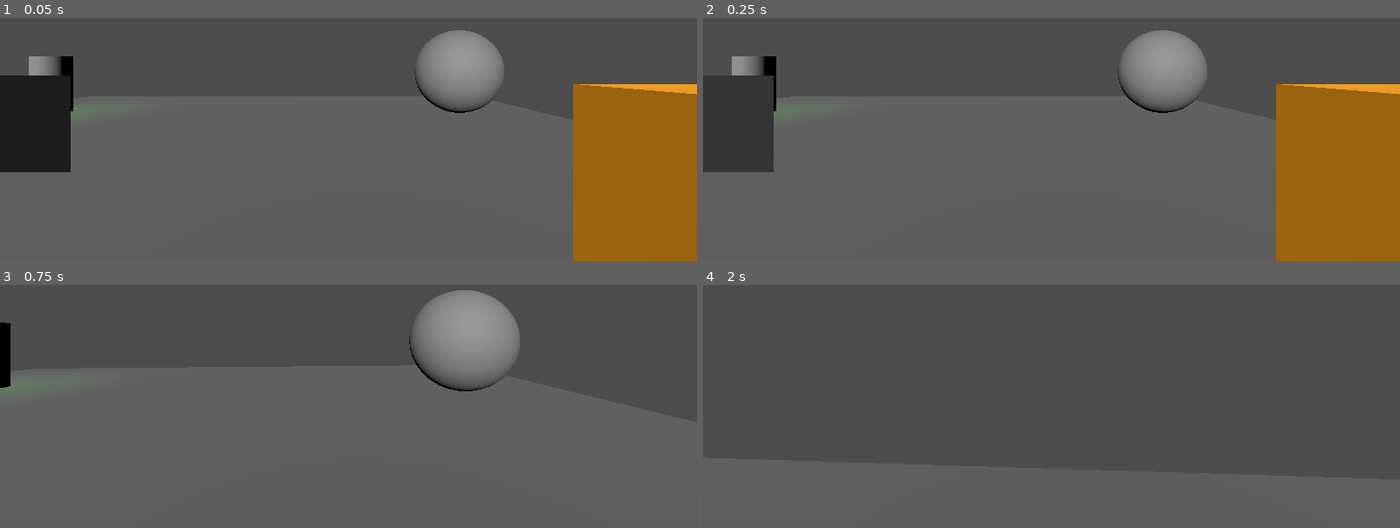
Above: before the commit, frames 1-4 (two rows, left to right).
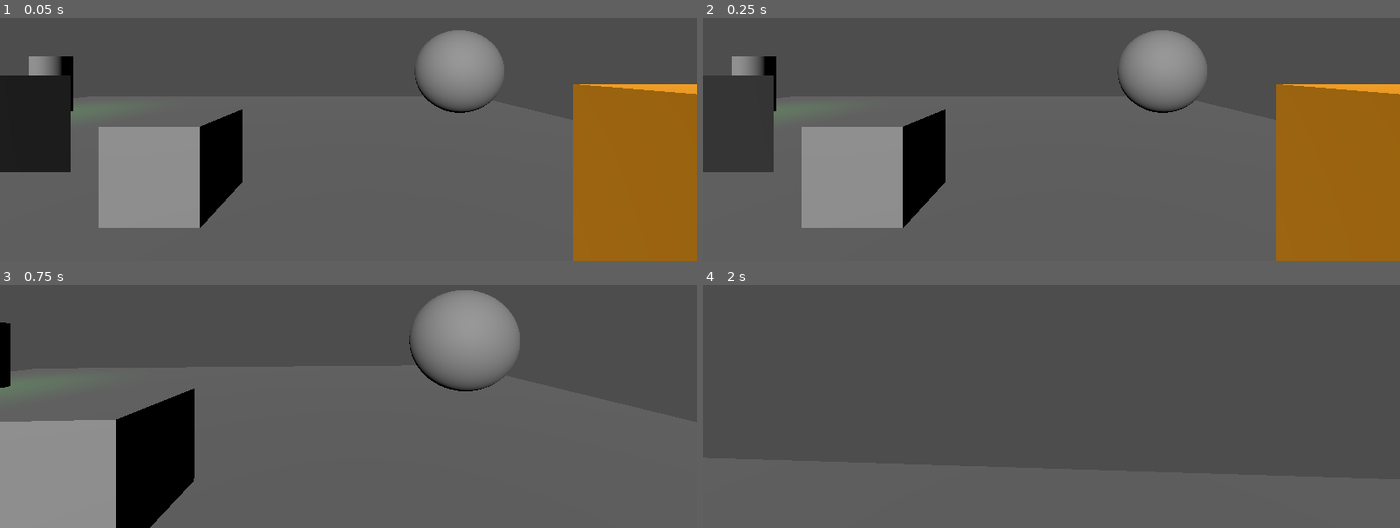
Above: after the commit, the same moments.

Repository: hadll/i-unno
Game: Godot game, scene res://scenes/playground_chloe.tscn
Same seed, same stepped clock (60 frames per second), same inputs: the game is played once before the commit and once after it. This scene is started directly instead of the project's main scene.
Inputs (mouse positions are in pixels of both pictures, inside the frame that each line leads up to):
- Up to frame 1 (0.05 s): no input
- Up to frame 2 (0.25 s): no input
- Up to frame 3 (0.75 s): tap Enter at 0.5, 0.6 s; move the mouse to (383, 331) at 0.52 s; hold W (move_forward) from 0.53 s (still down); click (383, 331) at 0.67 s
- Up to frame 4 (2 s): keep holding W (move_forward); tap Space (move_jump) at 0.77, 1.52 s; move the mouse to (1016, 333) at 1.27 s; tap 1 (freecam_on) at 1.35 s; tap Enter at 1.55 s

The runs differ from the first frame. In frame 1, 8.2% of the frame differs, in the area x 14-35%, y 37-87%; in frame 2, 8.2%; in frame 3, 12%, in the area x 0-28%, y 42-100%; in frame 4, nothing differs.
Error in both runs: Cannot call method 'shader_create_from_spirv' on a null value. (res://scripts/ditherer.gd:25)

Commit message:
printer functioning

Diff:
--- a/project.godot
+++ b/project.godot
@@ -21,6 +21,7 @@
 Terminal="*uid://ddklrxv22q5q0"
 InputHandler="*uid://brqgb7la2atw4"
 Map="*uid://bd4ysp1jsa3bf"
+PrinterManager="*uid://3a6jvsiki65d"
 
 [editor_plugins]
 
--- a/scenes/page.tscn
+++ b/scenes/page.tscn
@@ -1,25 +1,26 @@
 [gd_scene format=3 uid="uid://cv10ho8plvgl4"]
 
 [ext_resource type="Script" uid="uid://bfbnbd7kb0xpu" path="res://scripts/page.gd" id="1_kkqxg"]
-[ext_resource type="Shader" uid="uid://5vjxa07tky2" path="res://shaders/paper.gdshader" id="2_1g3qv"]
+
+[sub_resource type="ImageTexture" id="ImageTexture_crrp6"]
+
+[sub_resource type="StandardMaterial3D" id="StandardMaterial3D_i3vee"]
+albedo_texture = SubResource("ImageTexture_crrp6")
 
 [sub_resource type="QuadMesh" id="QuadMesh_g4v7s"]
 size = Vector2(0.707, 1)
 
-[sub_resource type="ShaderMaterial" id="ShaderMaterial_1g3qv"]
-render_priority = 0
-shader = ExtResource("2_1g3qv")
-
 [sub_resource type="BoxShape3D" id="BoxShape3D_g4v7s"]
 size = Vector3(0.707, 0.01, 1)
 
-[node name="Page" type="StaticBody3D" unique_id=1925210237]
+[node name="Page" type="StaticBody3D" unique_id=1925210237 node_paths=PackedStringArray("paper")]
 script = ExtResource("1_kkqxg")
+paper = NodePath("MeshInstance3D")
 
-[node name="Paper" type="MeshInstance3D" parent="." unique_id=10938709]
+[node name="MeshInstance3D" type="MeshInstance3D" parent="." unique_id=10938709]
 transform = Transform3D(1, 0, 0, 0, -4.371139e-08, 1, 0, -1, -4.371139e-08, 0, 0, 0)
+material_override = SubResource("StandardMaterial3D_i3vee")
 mesh = SubResource("QuadMesh_g4v7s")
-surface_material_override/0 = SubResource("ShaderMaterial_1g3qv")
 
 [node name="CollisionShape3D" type="CollisionShape3D" parent="." unique_id=608281572]
 shape = SubResource("BoxShape3D_g4v7s")
--- a/scenes/playground_chloe.tscn
+++ b/scenes/playground_chloe.tscn
@@ -10,6 +10,7 @@
 [ext_resource type="PackedScene" uid="uid://dp50arh8m1yce" path="res://scenes/monitor.tscn" id="10_edks0"]
 [ext_resource type="PackedScene" uid="uid://dfl0ouravh1mb" path="res://scenes/level.tscn" id="10_lrhon"]
 [ext_resource type="Script" uid="uid://y8yqh08fax47" path="res://scripts/ditherer.gd" id="10_qokby"]
+[ext_resource type="PackedScene" uid="uid://d3gjhb4lxf248" path="res://scenes/printer.tscn" id="11_lrhon"]
 
 [sub_resource type="WorldBoundaryShape3D" id="WorldBoundaryShape3D_8tsvv"]
 
@@ -131,3 +132,6 @@
 
 [node name="Monitor" parent="." unique_id=762516301 instance=ExtResource("10_edks0")]
 transform = Transform3D(1, 0, 0, 0, 1, 0, 0, 0, 1, 0, 1, 0)
+
+[node name="Printer" parent="." unique_id=745413632 instance=ExtResource("11_lrhon")]
+transform = Transform3D(1, 0, 0, 0, 1, 0, 0, 0, 1, 1.3980119, 0.5, 0.1197052)
--- a/scenes/printer.tscn
+++ b/scenes/printer.tscn
@@ -1,6 +1,7 @@
 [gd_scene format=3 uid="uid://d3gjhb4lxf248"]
 
 [ext_resource type="Script" uid="uid://dfvg8uldxo0df" path="res://scripts/printer.gd" id="1_4lrxx"]
+[ext_resource type="PackedScene" uid="uid://cv10ho8plvgl4" path="res://scenes/page.tscn" id="2_kdvce"]
 
 [sub_resource type="BoxMesh" id="BoxMesh_g4v7s"]
 
@@ -8,6 +9,7 @@
 
 [node name="Printer" type="StaticBody3D" unique_id=745413632]
 script = ExtResource("1_4lrxx")
+page_scene = ExtResource("2_kdvce")
 
 [node name="MeshInstance3D" type="MeshInstance3D" parent="." unique_id=1761605121]
 mesh = SubResource("BoxMesh_g4v7s")
--- a/scenes/terminal_display.tscn
+++ b/scenes/terminal_display.tscn
@@ -5,13 +5,13 @@
 [ext_resource type="FontFile" uid="uid://c1tkm8t2udyyr" path="res://assets/fonts/MechanicalBold.otf" id="3_8exin"]
 [ext_resource type="FontFile" uid="uid://uu3exw17m02j" path="res://assets/fonts/MechanicalBoldOblique.otf" id="4_u0ipa"]
 [ext_resource type="FontFile" uid="uid://dvqxtirfms1ku" path="res://assets/fonts/MechanicalOblique.otf" id="5_lorsi"]
-[ext_resource type="Script" uid="uid://cbto06xeb80ld" path="res://scripts/terminal/terminal_root_dir.gd" id="6_7j3o2"]
-[ext_resource type="Script" uid="uid://brtb5uyu08pxu" path="res://scripts/terminal/terminal_text_file.gd" id="7_gv23m"]
-[ext_resource type="Script" uid="uid://5mfiyh44bu0y" path="res://scripts/terminal/terminal_dir.gd" id="8_63nsn"]
+[ext_resource type="Script" uid="uid://cbto06xeb80ld" path="res://scripts/terminal/item_types/terminal_root_dir.gd" id="6_7j3o2"]
+[ext_resource type="Script" uid="uid://brtb5uyu08pxu" path="res://scripts/terminal/item_types/terminal_text_file.gd" id="7_gv23m"]
+[ext_resource type="Script" uid="uid://5mfiyh44bu0y" path="res://scripts/terminal/item_types/terminal_dir.gd" id="8_63nsn"]
 [ext_resource type="Script" uid="uid://dakhpemcfrplg" path="res://scripts/terminal/programs/terminal_program_list.gd" id="9_06bkl"]
-[ext_resource type="Script" uid="uid://dfmnt25brihfc" path="res://scripts/terminal/terminal_home_dir.gd" id="9_lorsi"]
+[ext_resource type="Script" uid="uid://dfmnt25brihfc" path="res://scripts/terminal/item_types/terminal_home_dir.gd" id="9_lorsi"]
 [ext_resource type="Script" uid="uid://b7jijc0b2c1t2" path="res://scripts/terminal/programs/terminal_program_read.gd" id="10_8exin"]
-[ext_resource type="Script" uid="uid://dh0apa0ooacre" path="res://scripts/terminal/terminal_alias.gd" id="11_7j3o2"]
+[ext_resource type="Script" uid="uid://dh0apa0ooacre" path="res://scripts/terminal/item_types/terminal_alias.gd" id="11_7j3o2"]
 [ext_resource type="Script" uid="uid://vqy10jnesghe" path="res://scripts/terminal/programs/terminal_program_change_working_dir.gd" id="11_u0ipa"]
 [ext_resource type="Script" uid="uid://cbbdfxut24qdh" path="res://scripts/terminal/programs/terminal_program_make_dir.gd" id="14_gv23m"]
 [ext_resource type="Script" uid="uid://cko3mau8qgtec" path="res://scripts/terminal/programs/terminal_program_zip.gd" id="15_gava2"]
@@ -20,8 +20,9 @@
 [ext_resource type="Script" uid="uid://fm8fphny1bl3" path="res://scripts/terminal/programs/terminal_program_remove.gd" id="18_on0gj"]
 [ext_resource type="Script" uid="uid://3g4g6qvas2p8" path="res://scripts/terminal/programs/terminal_program_help.gd" id="19_w8cwc"]
 [ext_resource type="Script" uid="uid://duqdku2emd8nr" path="res://scripts/terminal/programs/terminal_program_door.gd" id="20_4wun2"]
+[ext_resource type="Script" uid="uid://dqjrbs3wvkb7p" path="res://scripts/terminal/programs/terminal_program_print.gd" id="21_on0gj"]
 
-[node name="TerminalDisplay" type="PanelContainer" unique_id=387103375]
+[node name="TerminalDisplay" type="PanelContainer" unique_id=387103375 node_paths=PackedStringArray("fs_root", "fs_home", "fs_programs", "fs_maps", "screen_text")]
 anchors_preset = 15
 anchor_right = 1.0
 anchor_bottom = 1.0
@@ -29,6 +30,11 @@
 grow_vertical = 2
 script = ExtResource("1_k6ius")
 print_speed = 50.0
+fs_root = NodePath("FileSystem/root")
+fs_home = NodePath("FileSystem/root/users/USERNAME")
+fs_programs = NodePath("FileSystem/root/bin")
+fs_maps = NodePath("FileSystem/root/users/USERNAME/maps")
+screen_text = NodePath("ScreenText")
 
 [node name="ScreenText" type="RichTextLabel" parent="." unique_id=1334911848]
 layout_mode = 2
@@ -68,6 +74,10 @@
 script = ExtResource("7_gv23m")
 content = "Another file"
 metadata/_custom_type_script = "uid://brtb5uyu08pxu"
+
+[node name="maps" type="Node" parent="FileSystem/root/users/USERNAME" unique_id=619603907]
+script = ExtResource("8_63nsn")
+metadata/_custom_type_script = "uid://5mfiyh44bu0y"
 
 [node name="bin" type="Node" parent="FileSystem/root" unique_id=1340922483]
 script = ExtResource("8_63nsn")
@@ -152,3 +162,7 @@
 script = ExtResource("11_7j3o2")
 item = NodePath("../dr")
 metadata/_custom_type_script = "uid://dh0apa0ooacre"
+
+[node name="print" type="Node" parent="FileSystem/root/bin" unique_id=346361250]
+script = ExtResource("21_on0gj")
+metadata/_custom_type_script = "uid://dqjrbs3wvkb7p"
--- a/scripts/map.gd
+++ b/scripts/map.gd
@@ -27,6 +27,13 @@
 	for door_def in level_generator.doors:
 		if door_def.type != LevelGenerator.DoorType.WALL:
 			draw_door(door_def)
+
+func add_files(dir: TerminalDir) -> void:
+	for i in len(layers):
+		var map_file := TerminalImageFile.new()
+		map_file.name = Terminal.trans_name_item_to_node("floor-%02d.png" % (i + 1))
+		map_file.content = layers[i]
+		dir.add_child(map_file)
 
 func clear(map_size: Vector3i) -> void:
 	var width := MAP_MARGIN * 2 + ROOM_SCALE * map_size.x
--- a/scripts/page.gd
+++ b/scripts/page.gd
@@ -1,8 +1,8 @@
 class_name Page
 extends Node3D
 
-@onready var paper: MeshInstance3D = $Paper
+@export var paper: MeshInstance3D
 
 func set_image(img: Image) -> void:
-	var sm: ShaderMaterial = paper.material_override
-	sm.set_shader_parameter(&"image", img)
+	var sm: StandardMaterial3D = paper.material_override
+	sm.albedo_texture = ImageTexture.create_from_image(img)
--- a/scripts/printer.gd
+++ b/scripts/printer.gd
@@ -1,8 +1,33 @@
 class_name Printer
 extends Node3D
+signal printed
 
 @export var page_scene: PackedScene
 
-func print_image(img: Image) -> void:
+var queue: Array[Image] = []
+
+var ink_c := 1.0
+var ink_m := 1.0
+var ink_y := 1.0
+var ink_k := 1.0
+
+func _ready() -> void:
+	PrinterManager.printer = self
+
+func queue_image(img: Image) -> void:
+	queue.append(img)
+	if len(queue) == 1:
+		print_next()
+
+func print_next() -> void:
 	var page: Page = page_scene.instantiate()
-	page.set_image(img)
+	page.set_image(queue[0])
+	add_child(page)
+
+	# animate
+	page.position = Vector3.BACK
+
+	queue.pop_front()
+	printed.emit(page)
+	if queue:
+		print_next()
--- /dev/null
+++ b/scripts/printer_manager.gd
@@ -0,0 +1,10 @@
+extends Node
+
+var printer: Printer
+
+func queue_image(img: Image) -> void:
+	printer.queue_image(img)
+
+func queue_text(text: String) -> void:
+	push_error("todo: finish this conversion to image to be able to print " + text)
+	pass
--- /dev/null
+++ b/scripts/terminal/item_types/terminal_image_file.gd
@@ -0,0 +1,4 @@
+class_name TerminalImageFile
+extends TerminalFile
+
+@export var content: Image
--- /dev/null
+++ b/scripts/terminal/programs/terminal_program_print.gd
@@ -0,0 +1,23 @@
+class_name TerminalProgramPrint
+extends TerminalProgram
+
+func get_help() -> String:
+	return "Connects to the printer and prints a given file"
+
+func run(args: PackedStringArray) -> void:
+	if not check_args(args, 1):
+		return
+	var item := Terminal.find(args[1])
+	if not item:
+		return
+	if item is TerminalImageFile:
+		PrinterManager.queue_image(item.content)
+		Terminal.out_print("Printing image...\n")
+		return
+	if item is TerminalTextFile:
+		PrinterManager.queue_text(item.content)
+		Terminal.out_print("Printing text...\n")
+		return
+	Terminal.out_error(Terminal.TError.MISC, {
+		"msg": "Unable to print file of this type"
+	})
--- a/scripts/terminal/terminal_display.gd
+++ b/scripts/terminal/terminal_display.gd
@@ -3,11 +3,12 @@
 
 @export var print_speed: float
 
-@onready var fs_root: TerminalRootDir = $FileSystem/root
-@onready var fs_home: TerminalHomeDir = $FileSystem/root/users/USERNAME
-@onready var fs_programs: TerminalDir = $FileSystem/root/bin
+@export var fs_root: TerminalRootDir
+@export var fs_home: TerminalHomeDir
+@export var fs_programs: TerminalDir
+@export var fs_maps: TerminalDir
+@export var screen_text: RichTextLabel
 
-@onready var screen_text: RichTextLabel = $ScreenText
 var screen_string := ""
 var true_visible := 0.0
 var typing_start_text_index := 0
@@ -23,6 +24,7 @@
 	Terminal.home = fs_home
 	Terminal.cwd = fs_home
 	Terminal.program_dir = fs_programs
+	Map.add_files(fs_maps)
 	Terminal.prompt()
 
 func _process(delta: float) -> void:
--- a/shaders/paper.gdshader
+++ b/shaders/paper.gdshader
@@ -1,7 +1,8 @@
 shader_type spatial;
+render_mode cull_disabled;
 
-uniform sampler2D image: filter_nearest;
+uniform sampler2D tex: filter_nearest;
 
 void fragment() {
-	ALBEDO = texture(image, UV).rgb;
+	ALBEDO = texture(tex, UV).rgb;
 }
Not shown, added: scripts/printer_manager.gd.uid
Renamed: scripts/terminal/terminal_alias.gd -> scripts/terminal/item_types/terminal_alias.gd
Renamed: scripts/terminal/terminal_alias.gd.uid -> scripts/terminal/item_types/terminal_alias.gd.uid
Renamed: scripts/terminal/terminal_dir.gd -> scripts/terminal/item_types/terminal_dir.gd
Renamed: scripts/terminal/terminal_dir.gd.uid -> scripts/terminal/item_types/terminal_dir.gd.uid
Renamed: scripts/terminal/terminal_file.gd -> scripts/terminal/item_types/terminal_file.gd
Renamed: scripts/terminal/terminal_file.gd.uid -> scripts/terminal/item_types/terminal_file.gd.uid
Renamed: scripts/terminal/terminal_home_dir.gd -> scripts/terminal/item_types/terminal_home_dir.gd
Renamed: scripts/terminal/terminal_home_dir.gd.uid -> scripts/terminal/item_types/terminal_home_dir.gd.uid
Not shown, added: scripts/terminal/item_types/terminal_image_file.gd.uid
Renamed: scripts/terminal/terminal_immutable_dir.gd -> scripts/terminal/item_types/terminal_immutable_dir.gd
Renamed: scripts/terminal/terminal_immutable_dir.gd.uid -> scripts/terminal/item_types/terminal_immutable_dir.gd.uid
(and 7 more such lines)
